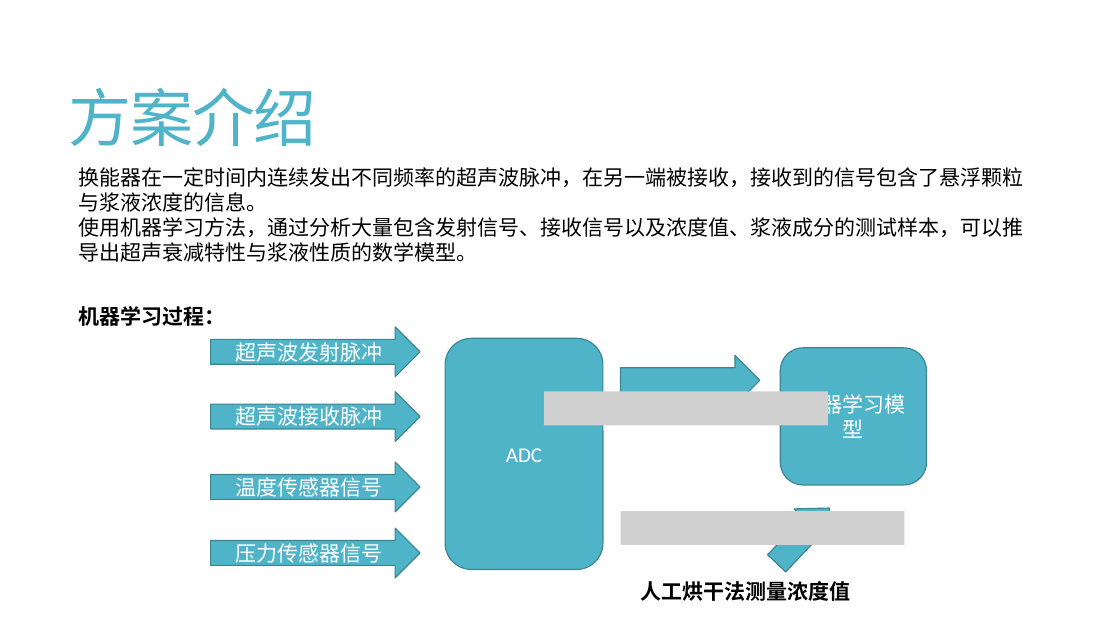
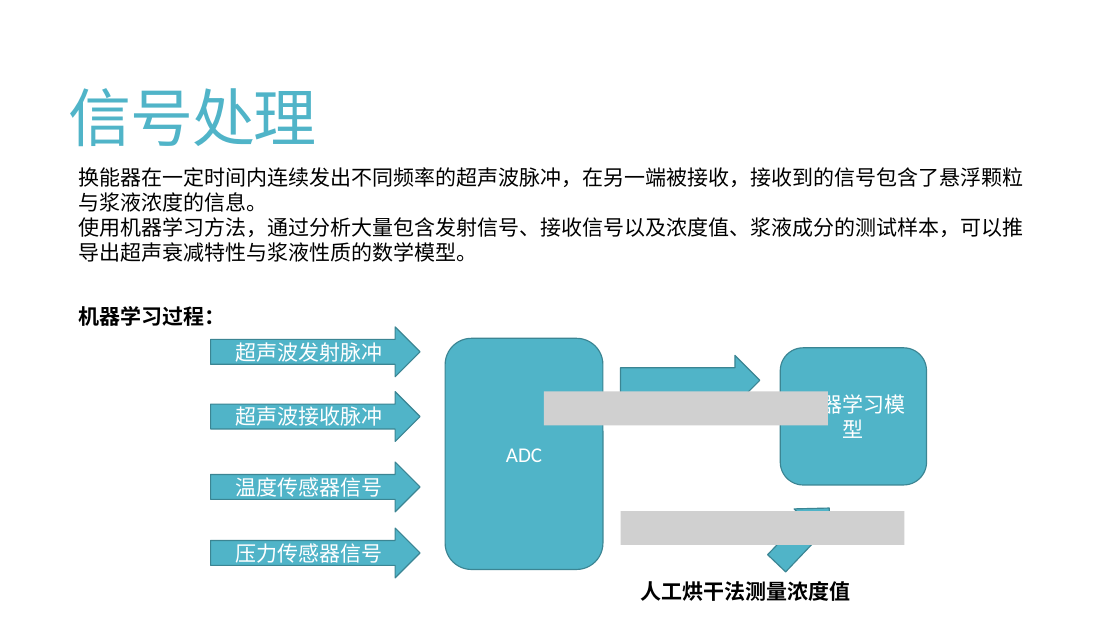
Before and after one commit to Travis-MA/UltrasonicConcMeter, a slide deck: slide 10 of 机器学习超声波浓度计.pptx (slide 8 before the commit). Drawn at 1120x630 pixels with LibreOffice and Linux fonts; fonts in the diff are those of the drawing; grey boxes stand for pictures. Boxes give left, top, right and bottom in pixels: in the first picture for what was removed or moved away, otherwise in the second. Text is boxed around its words. In the diff, an @@ line names an element or a change of style, - is before the commit and + after.

```diff
--- a/机器学习超声波浓度计.pptx
+++ b/机器学习超声波浓度计.pptx
@@ title at (69, 88, 317, 147): text changed @@
-方案介绍
+信号处理
```
Also in this commit, not shown: 3 other slides changed, 4 slides removed, 11 other files.
